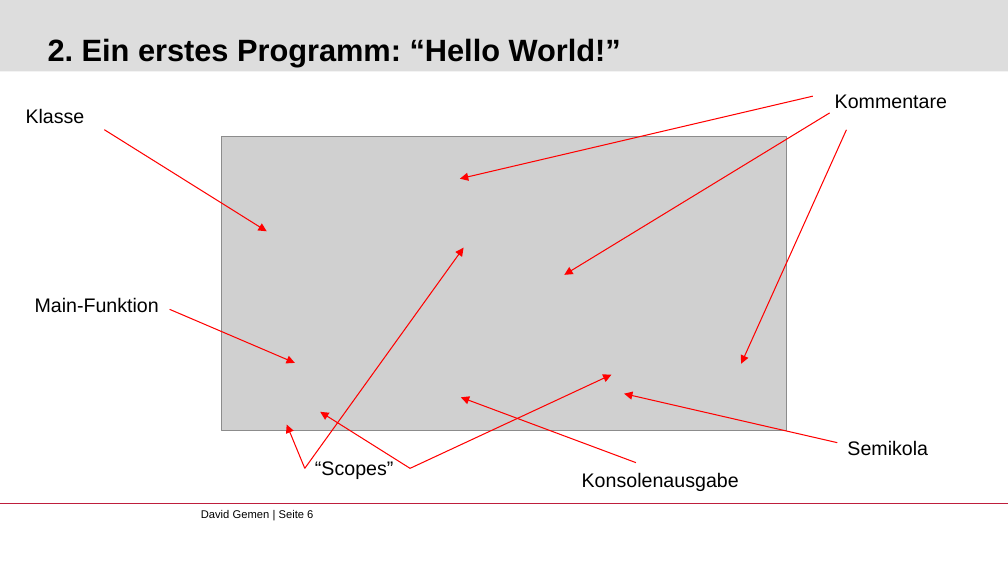
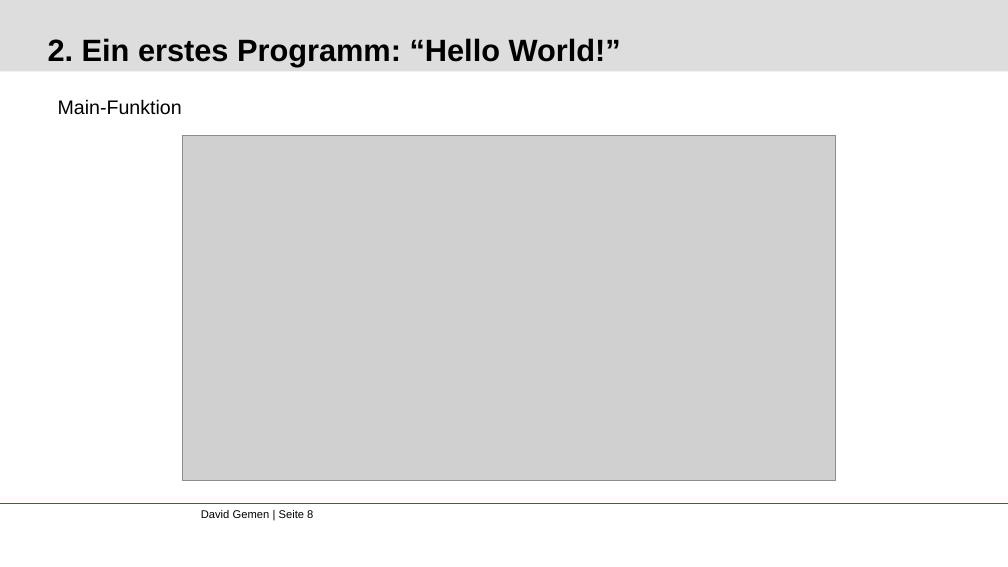
Before and after one commit to gemdav/Programmieren-1-Tutorium, a slide deck: slide 8 of slides/01_first_steps_with_java.pptx (slide 6 before the commit). Drawn at 1008x567 pixels with LibreOffice and Linux fonts; fonts in the diff are those of the drawing; grey boxes stand for pictures; background and template pictures are left out. Boxes give left, top, right and bottom in pixels: in the first picture for what was removed or moved away, otherwise in the second. Text is boxed around its words. In the diff, an @@ line names an element or a change of style, - is before the commit and + after.

Commit message:
Slides 01_first_steps_with_java: Die Rotenpfeile uebersicht eines HelloWorld Programm gegen mehere Folien mit Ausblendungen ausgetauscht, eine Warnungsfolie zu Fehlerkorrekturen mit IDEs

```diff
--- a/slides/01_first_steps_with_java.pptx
+++ b/slides/01_first_steps_with_java.pptx
@@ text removed at [26,108,85,124] @@
-Klasse
@@ text "Main-Funktion": place and size @@
-text "Main-Funktion" at [35,297,159,313]
+text "Main-Funktion" at [58,99,182,115]
@@ arrow removed from (812, 96) to (460, 178) @@
@@ arrow removed from (830, 113) to (564, 275) @@
@@ text removed at [835,94,947,109] @@
-Kommentare
@@ arrow removed from (104, 130) to (267, 231) @@
@@ picture: place and size @@
-picture at [222,136,786,430]
+picture at [182,135,836,480]
@@ arrow removed from (847, 130) to (741, 364) @@
@@ arrow removed from (304, 469) to (464, 248) @@
@@ arrow removed from (169, 309) to (295, 363) @@
@@ arrow removed from (410, 469) to (612, 375) @@
@@ arrow removed from (410, 469) to (321, 412) @@
@@ arrow removed from (636, 463) to (461, 397) @@
@@ arrow removed from (838, 443) to (624, 394) @@
@@ arrow removed from (304, 469) to (286, 424) @@
@@ text removed at [847,440,928,456] @@
-Semikola
@@ text removed at [315,461,394,479] @@
-“Scopes”
@@ text removed at [582,472,739,491] @@
-Konsolenausgabe
@@ text at [201,510,313,518]: text changed @@
-David Gemen | Seite 6
+David Gemen | Seite 8
```
Also in this commit, not shown: 2 other slides changed, 5 slides added.
